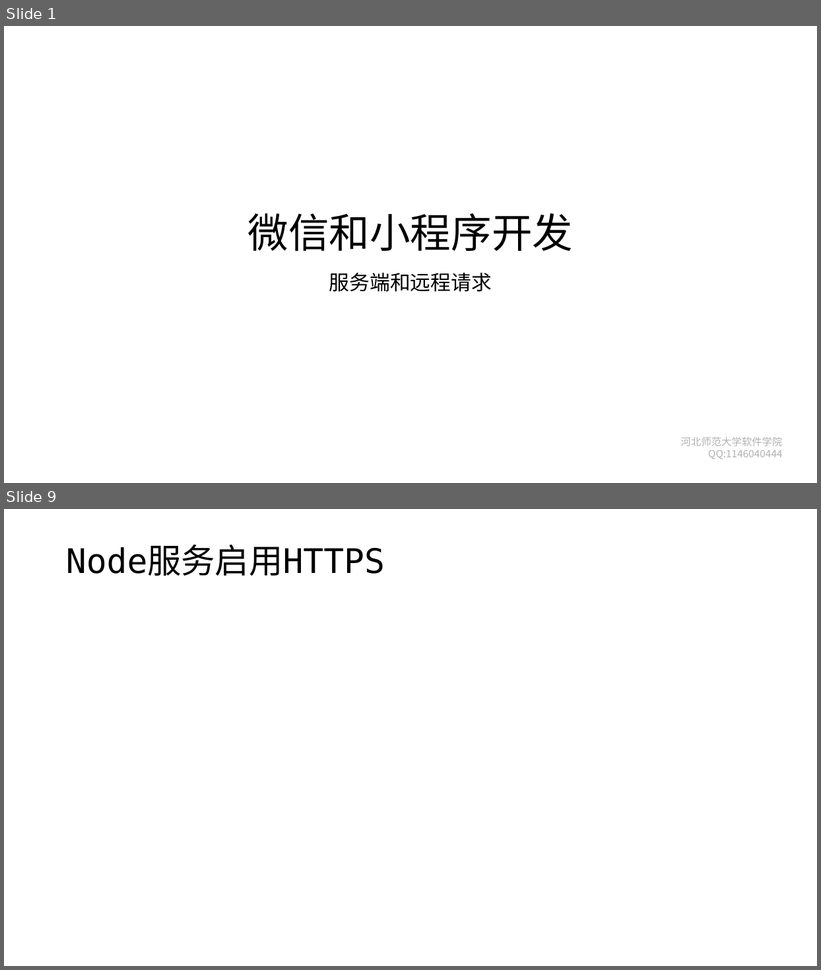
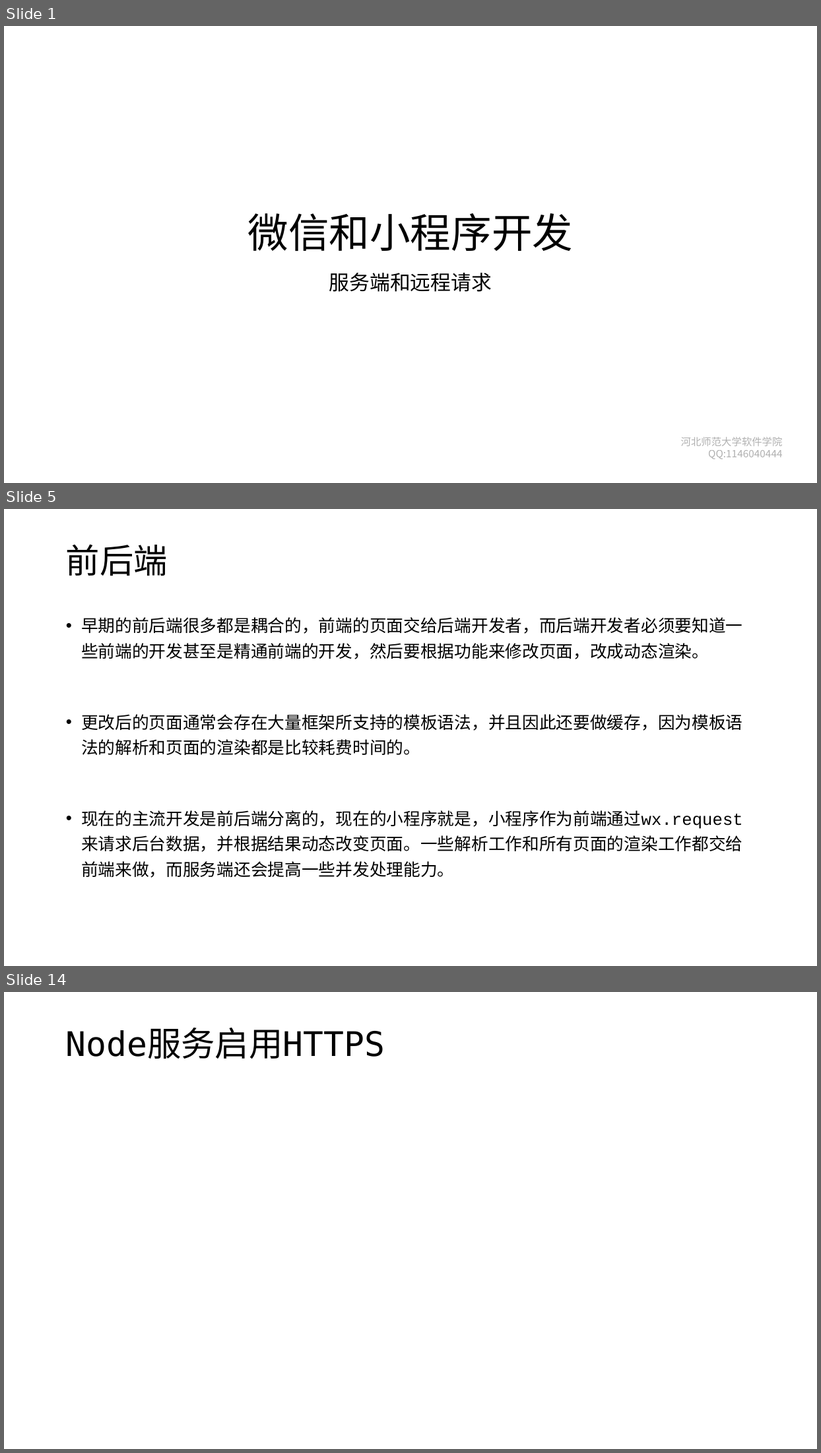
Before and after one commit to edu2act/course-wechat-and-miniprogram, a slide deck: materials/ch06/ch06-服务端和远程请求.pptx. Shown one above the other, each under a label of ours: slides 1 and 9 before the commit, slides 1, 5 and 14 after it; the slides between them are not shown. The pictures are 821x970 and 821x1453 pixels, drawn with LibreOffice and Linux fonts; fonts in the diff are those of the drawing; background and template pictures are left out. Boxes give left, top, right and bottom in pixels: in the first picture for what was removed or moved away, otherwise in the second. Text is boxed around its words. In the diff, an @@ line names an element or a change of style, - is before the commit and + after.

```diff
--- a/materials/ch06/ch06-服务端和远程请求.pptx
+++ b/materials/ch06/ch06-服务端和远程请求.pptx
@@ slide 5 added at box(4, 509, 817, 966), background #FFFFFF @@
@@ title added at box(66, 544, 168, 576), 40 pt, text #000000 @@
+前后端
@@ text added at box(81, 617, 743, 878), 20 pt, text #000000 @@
+• 早期的前后端很多都是耦合的，前端的页面交给后端开发者，而后端开发者必须要知道一些前端的开发甚至是精通前端的开发，然后要根据功能来修改页面，改成动态渲染。
+• 更改后的页面通常会存在大量框架所支持的模板语法，并且因此还要做缓存，因为模板语法的解析和页面的渲染都是比较耗费时间的。
+• 现在的主流开发是前后端分离的，现在的小程序就是，小程序作为前端通过wx.request来请求后台数据，并根据结果动态改变页面。一些解析工作和所有页面的渲染工作都交给前端来做，而服务端还会提高一些并发处理能力。
@@ what was slide 9 is now slide 14 @@
```
Also in this commit, not shown: 7 slides changed, 11 other slides added, 4 slides removed, 2 other files.
